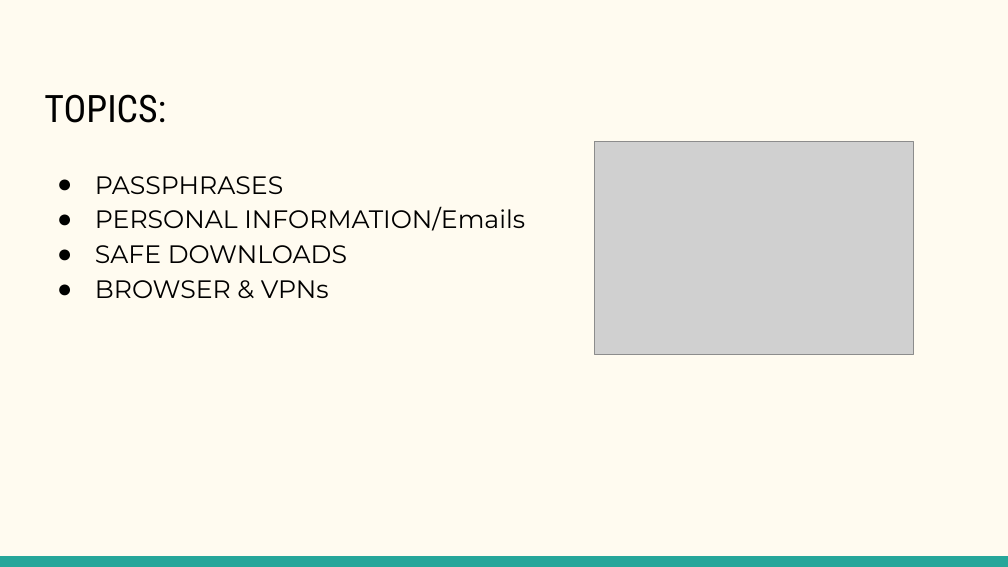
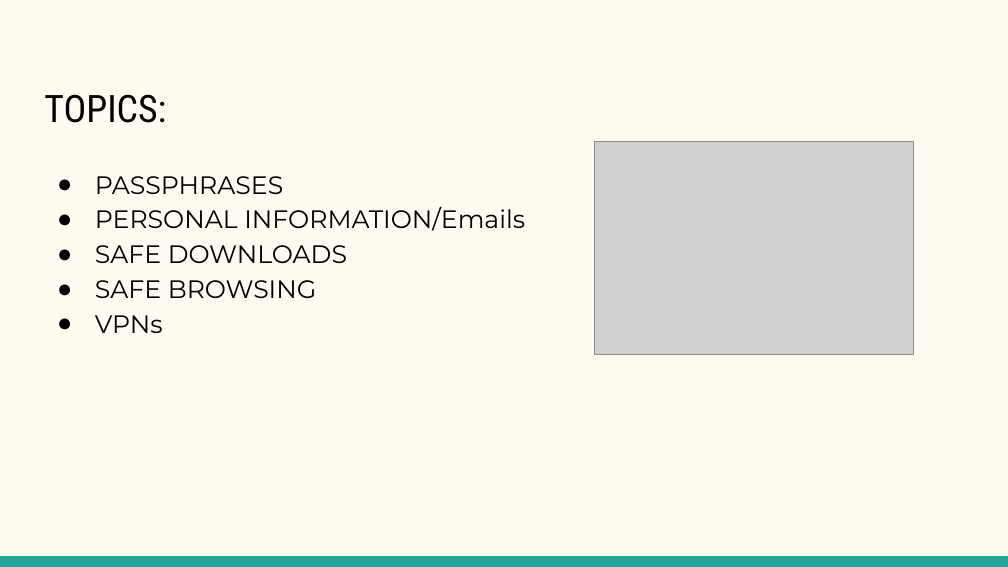
Before and after one commit to cioaonk/Presentations, a slide deck: slide 2 of GCC-OnlineSafety.pptx. Drawn at 1008x567 pixels with LibreOffice and Linux fonts; fonts in the diff are those of the drawing; grey boxes stand for pictures; background and template pictures are left out. Boxes give left, top, right and bottom in pixels: in the first picture for what was removed or moved away, otherwise in the second. Text is boxed around its words. In the diff, an @@ line names an element or a change of style, - is before the commit and + after.

```diff
--- a/GCC-OnlineSafety.pptx
+++ b/GCC-OnlineSafety.pptx
@@ text at [95, 280, 317, 333]: text changed @@
-● BROWSER & VPNs
+● SAFE BROWSING
+● VPNs
```
Also in this commit, not shown: 3 other slides changed, 3 slides added.
